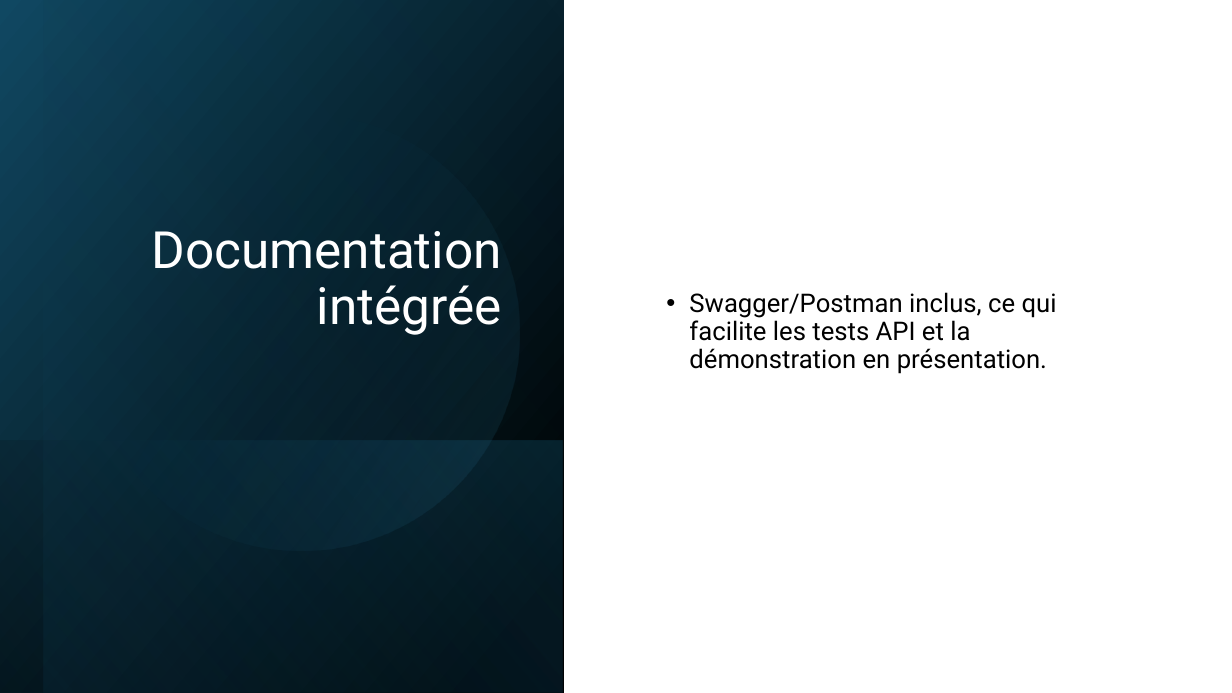
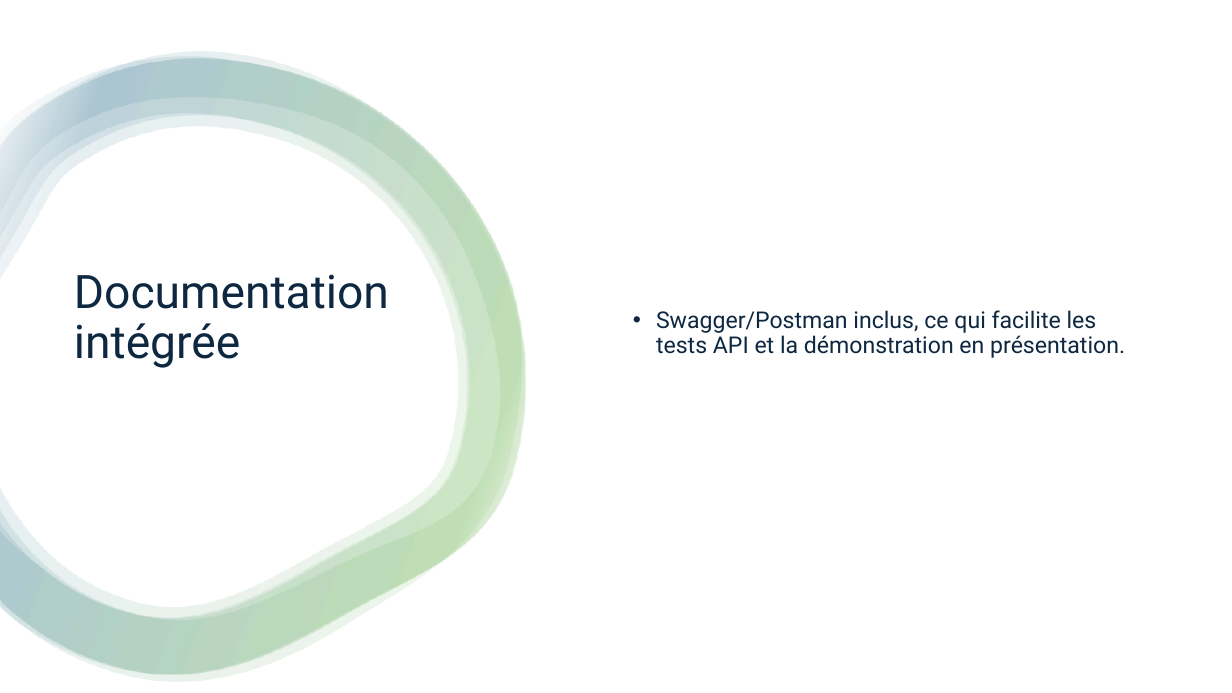
Before and after one commit to xpelletier07/Projet_Site_Immigration, a slide deck: slide 17 of Mandats/Mandat_3/Présentation.pptx (slide 34 before the commit). Drawn at 1232x693 pixels with LibreOffice and Linux fonts; fonts in the diff are those of the drawing. Boxes give left, top, right and bottom in pixels: in the first picture for what was removed or moved away, otherwise in the second. Text is boxed around its words. In the diff, an @@ line names an element or a change of style, - is before the commit and + after.

```diff
--- a/Mandats/Mandat_3/Présentation.pptx
+++ b/Mandats/Mandat_3/Présentation.pptx
@@ rectangle removed at box(0, 0, 564, 693) @@
@@ rectangle added at box(0, 0, 1232, 693), fill #FFFFFF @@
@@ rectangle removed at box(44, 0, 564, 693) @@
@@ group added at box(0, 52, 526, 682): 4 freeform shapes @@
@@ ellipse removed at box(44, 74, 559, 589) @@
@@ text "Swagger/Postman inclus, ce qui facilite ...": place and size @@
-text "Swagger/Postman inclus, ce qui facilite ..." at box(689, 292, 1057, 374)
+text "Swagger/Postman inclus, ce qui facilite ..." at box(656, 310, 1125, 358)
@@ text "Swagger/Postman inclus, ce qui facilite ..." at box(656, 310, 1125, 358): size 20 to 18 pt, text colour #000000 to #0E2841 @@
@@ title "Documentation intégrée": place and size @@
-title "Documentation intégrée" at box(152, 231, 502, 335)
+title "Documentation intégrée" at box(74, 274, 389, 368)
@@ title "Documentation intégrée" at box(74, 274, 389, 368): size 40 to 36 pt, text colour #FFFFFF to #0E2841; alignment right to left; vertical alignment bottom to middle @@
@@ rectangle removed at box(0, 440, 563, 693) @@
```
Also in this commit, not shown: 14 other slides changed, 17 slides removed.
